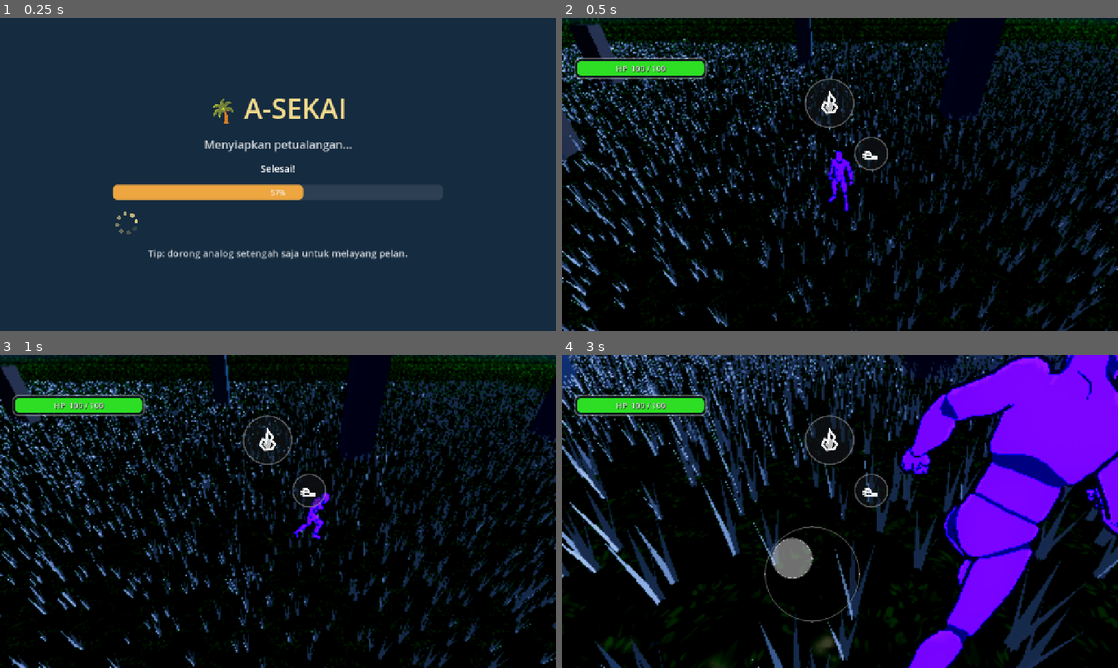
Above: before the commit, frames 1-4 (two rows, left to right).
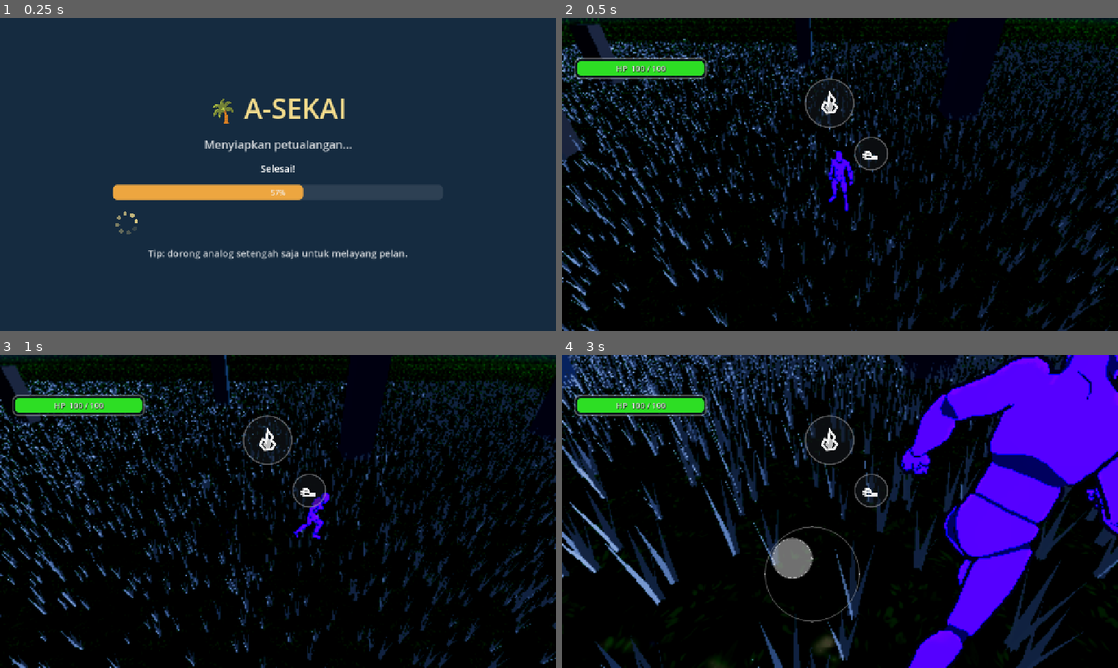
Above: after the commit, the same moments.

Repository: KyokoApp/Unity
Game: Godot game, scene res://packs/core_scripts/game_root.tscn
Two runs of this game, one before a commit and one after it. Both use one fixed random seed, a clock stepped at 60 frames per second and the inputs below. This scene is started directly instead of the project's main scene. Sound files missing from this copy of the repository are replaced by a short silence.
Inputs (mouse positions are in pixels of both pictures, inside the frame that each line leads up to):
- Up to frame 1 (0.25 s): no input
- Up to frame 2 (0.5 s): no input
- Up to frame 3 (1 s): move the mouse to (400, 495) at 0.52 s; hold Right (ui_right) from 0.53 s (still down); click (400, 495) at 0.67 s
- Up to frame 4 (3 s): release Right (ui_right) at 1.25 s; drag from (728, 527) to (812, 574) at 1.27 s; move the mouse to (895, 442) at 2.02 s; hold Right (ui_right) 2.03-2.75 s; drag from (812, 574) to (673, 464) at 2.77 s

Frame 1 is identical in both runs. In frame 2, 0.3% of the frame differs, in the area x 0-53%, y 29-62%; in frame 3, 0.2%; in frame 4, 18%, in the area x 4-100%, y 0-100%.

Commit message:
Ronde-46 (bag. C) FIX BUG: rumput jadi putih (screenshot user) — overexposure malam
User kirim screenshot: rumput jadi PUTIH (bukan hijau), cuma nongol sbg
petak di kejauhan. Analisis akar masalah:

1. auto_exposure_enabled yg ditambahkan ronde lalu (adopsi ide 'Instant
   Realistic Light') TERNYATA TAK BERFUNGSI di renderer Mobile -- dicek ke
   dokumentasi resmi Godot: 'Auto-exposure is only supported in the
   Forward+ rendering method, not Mobile or Compatibility.' PERSIS
   kesalahan yg sama spt yg diperingatkan soal plugin itu (SDFGI/
   Volumetric Fog/SSAO), kali ini kejeblos sendiri. Dihapus (kode mati).
2. Root cause utama yg lbh mungkin: glow_hdr_threshold (0.9) kelewat
   rendah stlh beberapa ronde MENUMPUK kenaikan kecerahan malam (ambient/
   sun/fog dinaikkan besar utk fix 'gelap banget', lalu ditambah lagi
   exposure_multiplier statis 1.15 + saturasi + halo bulan diperkuat) --
   area yg kena kombinasi byk sumber cahaya sekaligus (spt rumput dkt
   cakrawala di layar) jadi cukup terang utk lolos ambang HDR & memicu
   glow/bloom yg 'bleed' jadi bercak putih. ACES tonemap jg scr alami
   menghilangkan corak warna (memutihkan) area yg overexposed.

Perbaikan (kombinasi, cari margin aman drpd overexposed lagi):
- glow_hdr_threshold 0.9->1.35 (hanya HDR sungguhan -- bola api/ledakan --
  yg berpendar, bukan cahaya ambient 'sekadar terang')
- glow_bloom 0.05->0.02 (radius bleed diperkecil)
- exposure_multiplier statis 1.15->1.05 (auto_exposure dihapus krn mati)
- Nilai malam ditarik turun sedikit (msh JAUH lbh terang drpd 0.34/0.62
  yg dikeluhkan 'gelap banget' sblmnya): sun.light_energy 0.62->0.52,
  ambient_light_energy 0.88->0.74, fog_light_color sedikit diredupkan.

CATATAN: tak bisa render lokal utk verifikasi visual pasti -- perlu
konfirmasi user di device stlh build berikutnya.

Co-authored-by: arena-agent <297053741+arena-agent@users.noreply.github.com>

Diff:
--- a/project/packs/world_terrain/world.gd
+++ b/project/packs/world_terrain/world.gd
@@ -354,8 +354,16 @@
 	env.glow_normalized = true
 	env.glow_intensity = 0.8
 	env.glow_strength = 1.0
-	env.glow_bloom = 0.05
-	env.glow_hdr_threshold = 0.9
+	env.glow_bloom = 0.02
+	# PERBAIKAN BUG (laporan user: rumput jadi PUTIH — screenshot): ambang
+	# HDR 0.9 kelewat rendah stlh malam dibikin lbh terang (ambient/fog/sky
+	# dinaikkan bbrp ronde lalu) — cakrawala yg skrg cukup terang ikut lolos
+	# ambang glow & "bleed"/bocor blur ke rumput yg posisinya pas di garis
+	# cakrawala layar, kelihatan spt petak putih. Dinaikkan jauh (0.9->1.35)
+	# supaya HANYA yg BENAR2 HDR (bola api/ledakan, warna >1.0) yg berpendar
+	# — sesuai niat awal glow ("bola api pakai warna HDR -> berpendar"),
+	# bukan cahaya ambient malam yg cuma "terang", bukan "menyala".
+	env.glow_hdr_threshold = 1.35
 	env.glow_blend_mode = Environment.GLOW_BLEND_MODE_SCREEN
 	env.set("glow_levels/1", true)
 	env.set("glow_levels/2", false)
@@ -375,20 +383,19 @@
 	env.adjustment_saturation = 1.12
 	env.adjustment_contrast = 1.03
 	world_env.environment = env
-	# Auto-exposure (CameraAttributesPractical) — kamera "membiasakan mata"
-	# spt mata sungguhan: area gelap malam otomatis sedikit terangkat,
-	# area terang (dkt bola api/ledakan) tak over-expose. Ini yg benar2
-	# relevan dari ide plugin tsb (fitur ini JALAN normal di Mobile,
-	# beda dari SDFGI/Volumetric Fog/SSAO di atas). DOF bawaan plugin itu
-	# SENGAJA tidak diambil (settingannya blur dari jarak 0.01m -> bikin
-	# game aksi ini buram terus, tak cocok utk gameplay tarung).
+	# KOREKSI (laporan user: rumput jadi PUTIH — screenshot bukti): auto-
+	# exposure di atas TERNYATA TAK BERFUNGSI di renderer Mobile — dicek
+	# ulang ke dokumentasi resmi Godot: "Note: Auto-exposure is only
+	# supported in the Forward+ rendering method, not Mobile or
+	# Compatibility." PERSIS kesalahan yg sama spt yg diperingatkan soal
+	# plugin "Instant Realistic Light" (SDFGI/Volumetric Fog/SSAO), tapi
+	# kali ini kejeblos sendiri. Krn tak aktif di device, ia BUKAN
+	# penyebab langsung rumput putih (kemungkinan besar itu dari ambang
+	# glow yg kelewat rendah, lihat glow_hdr_threshold di atas) — tapi
+	# tetap dihapus krn cuma kode mati yg menyesatkan. exposure_multiplier
+	# statis (bukan auto) TETAP dipakai — itu beneran jalan di Mobile.
 	var cam_attr := CameraAttributesPractical.new()
-	cam_attr.exposure_multiplier = 1.15
-	cam_attr.auto_exposure_enabled = true
-	cam_attr.auto_exposure_scale = 0.32
-	cam_attr.auto_exposure_speed = 0.6
-	cam_attr.auto_exposure_min_sensitivity = 60.0
-	cam_attr.auto_exposure_max_sensitivity = 800.0
+	cam_attr.exposure_multiplier = 1.05
 	world_env.camera_attributes = cam_attr
 	add_child(world_env)
 
@@ -499,11 +506,22 @@
 		# kayak sebelum nya"): nilai awal terlalu redup — dinaikkan cukup
 		# besar di sini supaya malam terasa "menyala lembut" (moonlit),
 		# bukan gelap gulita, sambil tetap bernuansa biru dingin ala malam.
+		#
+		# KOREKSI #2 (laporan rumput jd PUTIH — bukti screenshot): nilai
+		# INI ditumpuk lagi dgn kenaikan glow/exposure/saturasi di ronde2
+		# setelahnya -> total kecerahan sesekali cukup tinggi shg ACES
+		# tonemap MEMUTIHKAN (hue hilang, jadi abu2/putih — ciri khas
+		# filmic tonemap saat overexposed) area yg kena kombinasi ambient+
+		# cahaya langsung+fog terbanyak. Angka di sini ditarik turun
+		# SEDIKIT (msh JAUH lbh terang drpd nilai asli 0.34/0.62 yg
+		# dikeluhkan "gelap banget") sbg bagian dari perbaikan, digabung
+		# dgn glow_hdr_threshold dinaikkan & exposure_multiplier diturunkan
+		# di _setup_environment (cari margin aman drpd overexposed lagi).
 		sun.light_color = Color(0.62, 0.72, 0.95)
-		sun.light_energy = 0.62
+		sun.light_energy = 0.52
 		env.ambient_light_color = Color(0.36, 0.44, 0.58)
-		env.ambient_light_energy = 0.88
-		env.fog_light_color = Color(0.24, 0.30, 0.42)
+		env.ambient_light_energy = 0.74
+		env.fog_light_color = Color(0.22, 0.28, 0.38)
 		sky_mat.set_shader_parameter("zenith_color", Color(0.08, 0.15, 0.25))
 		sky_mat.set_shader_parameter("horizon_color", Color(0.17, 0.23, 0.33))
 		sky_mat.set_shader_parameter("ground_color", Color(0.10, 0.15, 0.20))
